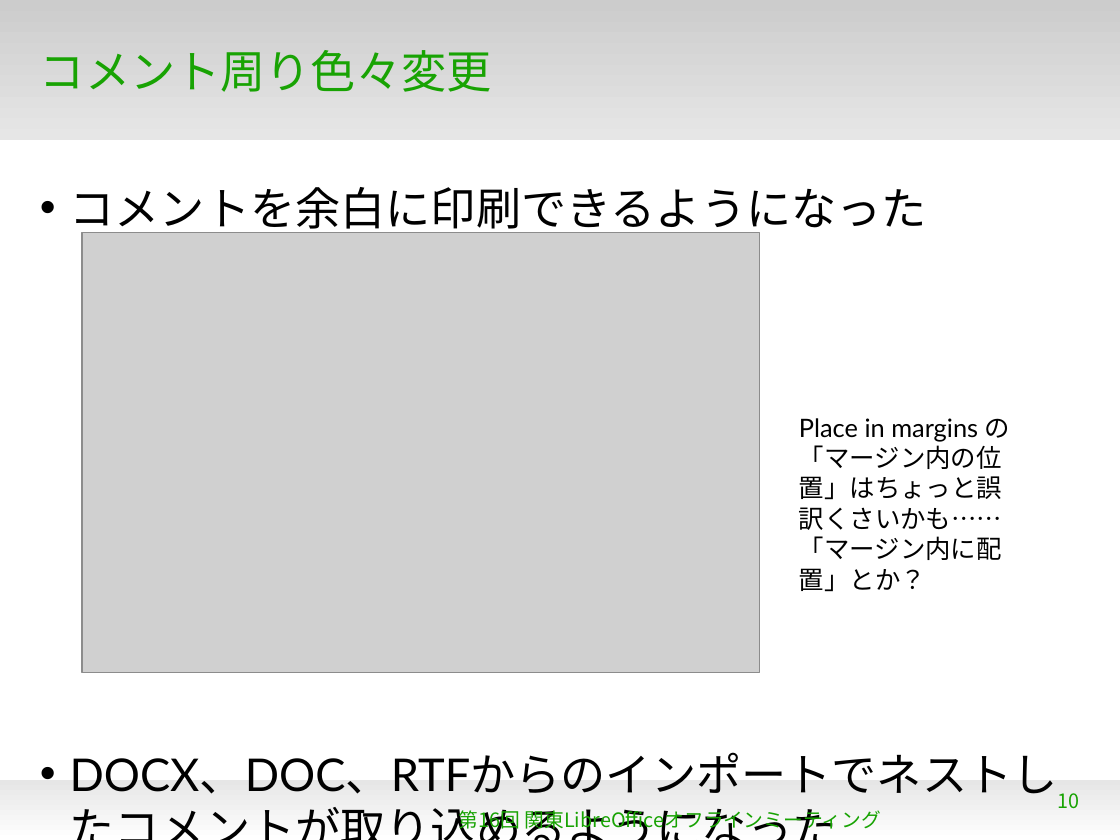
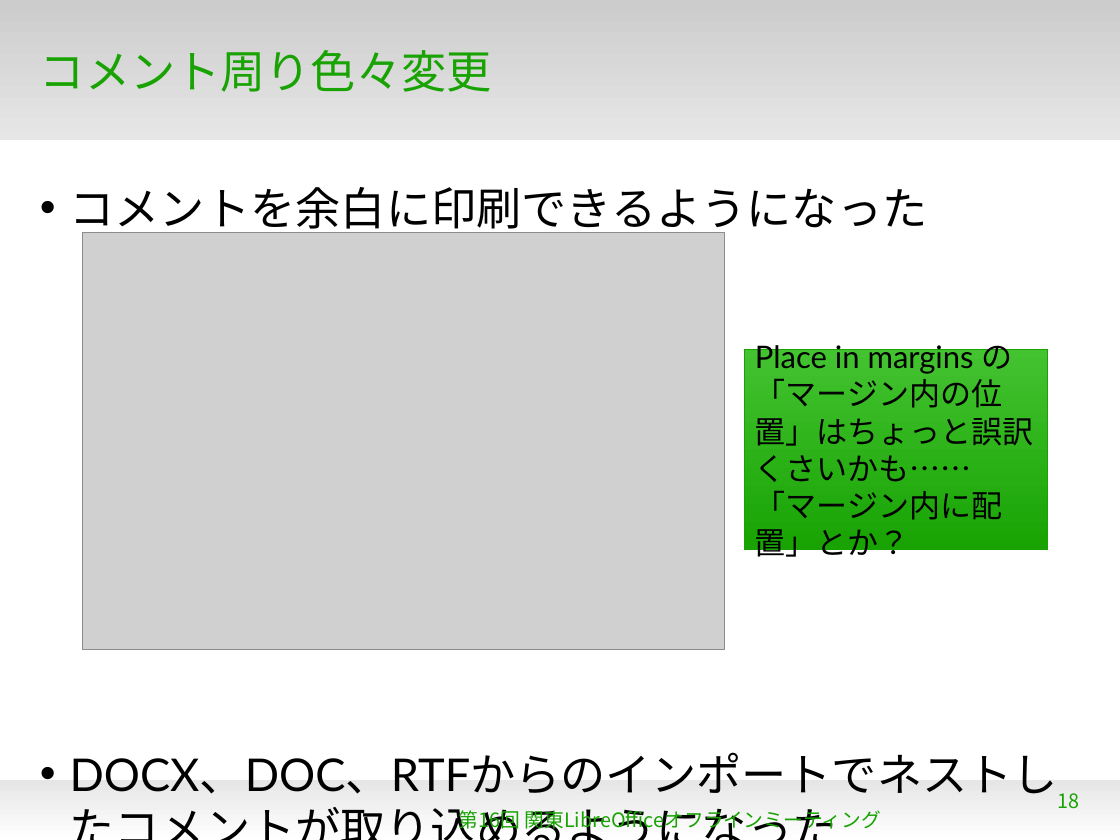
Before and after one commit to gitter-badger/KantoLibreOffice, a slide deck: slide 18 of Jul2014/WhatsNew4_3.odp (slide 10 before the commit). Drawn at 1120x840 pixels with LibreOffice and Linux fonts; fonts in the diff are those of the drawing; grey boxes stand for pictures; background and template pictures are left out. Boxes give left, top, right and bottom in pixels: in the first picture for what was removed or moved away, otherwise in the second. Text is boxed around its words. In the diff, an @@ line names an element or a change of style, - is before the commit and + after.

```diff
--- a/Jul2014/WhatsNew4_3.odp
+++ b/Jul2014/WhatsNew4_3.odp
@@ picture: place and size @@
-picture at (82,233,760,673)
+picture at (82,233,725,649)
@@ rectangle "Place in margins の「マージン内の位置」はちょっと誤訳くさいかも……": place and size @@
-rectangle "Place in margins の「マージン内の位置」はちょっと誤訳くさいかも……" at (799,418,1010,592)
+rectangle "Place in margins の「マージン内の位置」はちょっと誤訳くさいかも……" at (745,350,1047,550)
@@ rectangle "Place in margins の「マージン内の位置」はちょっと誤訳くさいかも……" at (745,350,1047,550): vertical alignment top to middle; fill none to gradient #43C330 to #18A303; outline none to #18A303 0 pt @@
@@ text in rectangle at (755,337,1034,563): text changed; size 18 to 22 pt @@
-Place in margins の「マージン内の位置」はちょっと誤訳くさいかも……「マージン内に配置」とか？
+Place in margins の「マージン内の位置」はちょっと誤訳くさいかも……
+「マージン内に配置」とか？
@@ page number at (1058,793,1080,809): text changed @@
-10
+18
```
Also in this commit, not shown: 7 other slides changed, 18 slides added, 2 slides removed.
